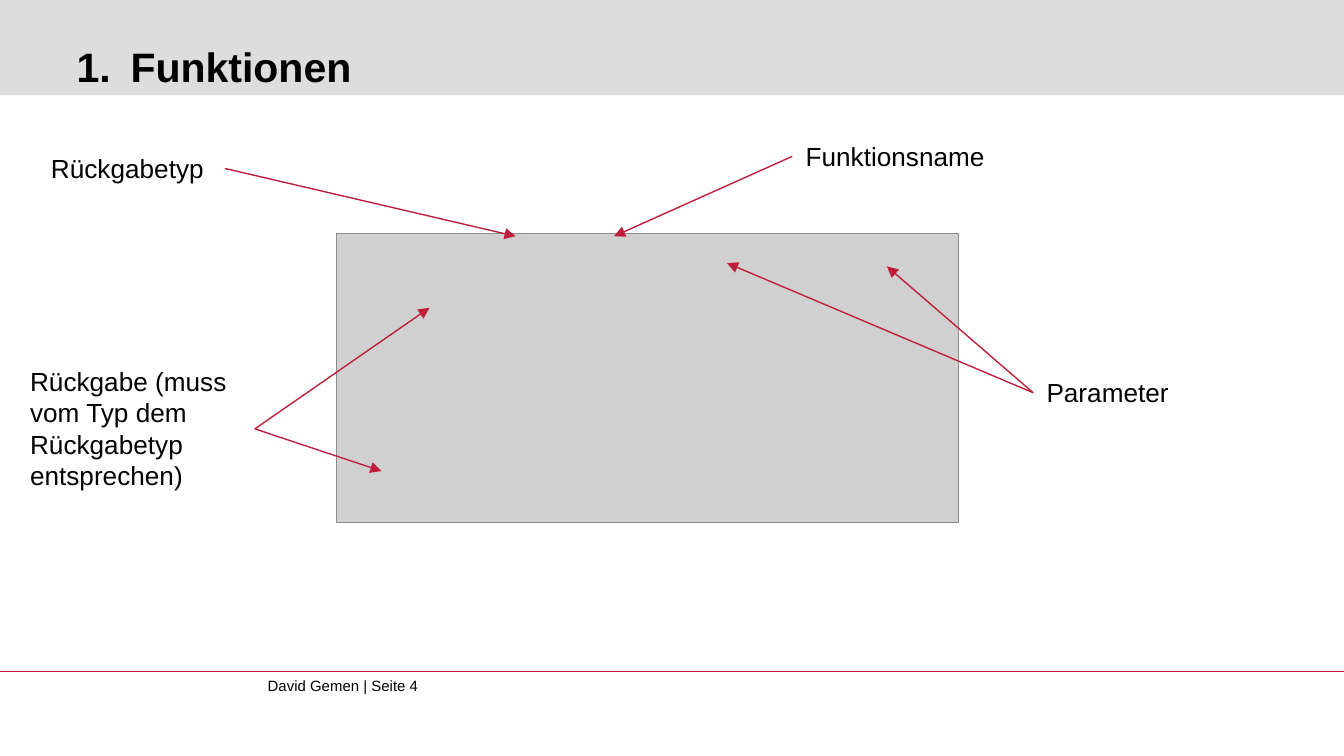
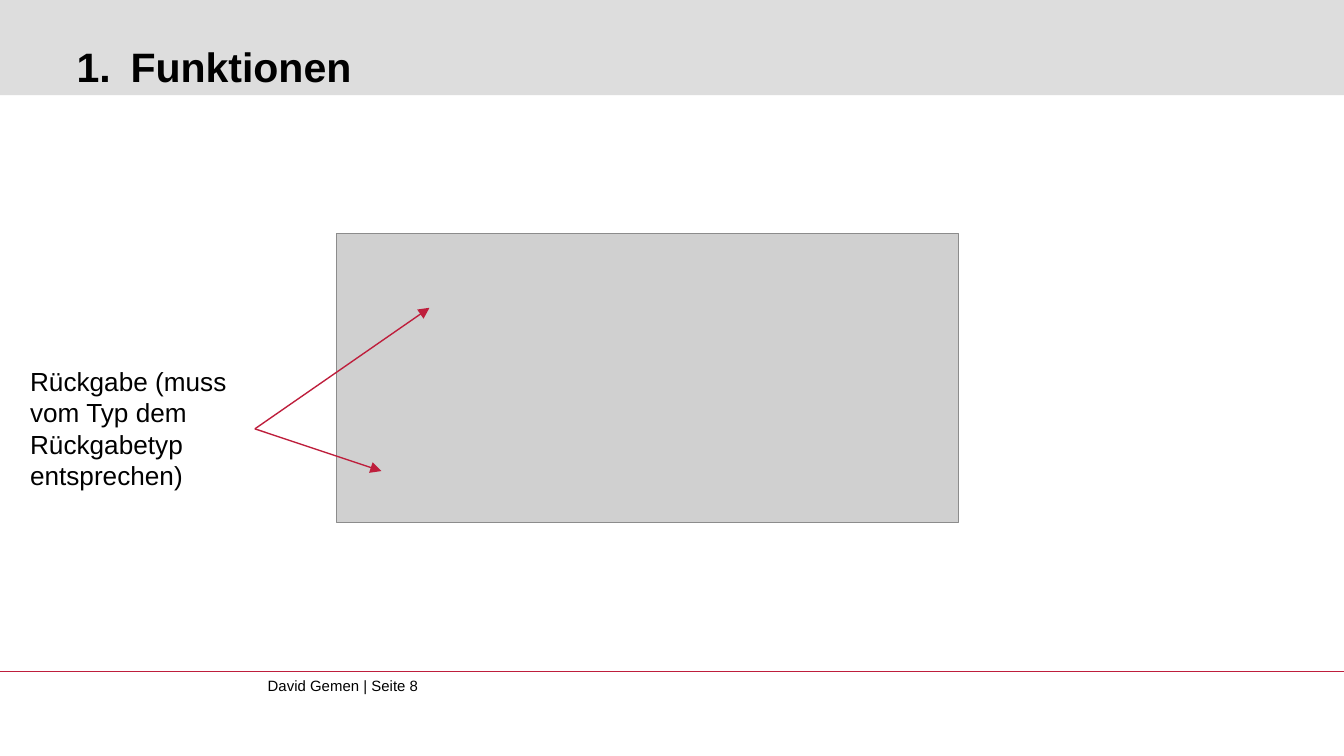
Before and after one commit to gemdav/Programmieren-1-Tutorium, a slide deck: slide 8 of slides/04_functions_classes_packages.pptx (slide 4 before the commit). Drawn at 1344x756 pixels with LibreOffice and Linux fonts; fonts in the diff are those of the drawing; grey boxes stand for pictures; background and template pictures are left out. Boxes give left, top, right and bottom in pixels: in the first picture for what was removed or moved away, otherwise in the second. Text is boxed around its words. In the diff, an @@ line names an element or a change of style, - is before the commit and + after.

Commit message:
Slides 04_functions_classes_packages: Funktions Bilder bearbeitet und mit ausblenden der unineresanten stellen

```diff
--- a/slides/04_functions_classes_packages.pptx
+++ b/slides/04_functions_classes_packages.pptx
@@ text removed at [806,147,985,167] @@
-Funktionsname
@@ text removed at [51,159,204,184] @@
-Rückgabetyp
@@ arrow removed from (224, 168) to (516, 237) @@
@@ arrow removed from (793, 156) to (614, 237) @@
@@ arrow removed from (1034, 392) to (727, 263) @@
@@ arrow removed from (1034, 392) to (887, 266) @@
@@ text removed at [1047,384,1169,403] @@
-Parameter
@@ text at [268,680,418,691]: text changed @@
-David Gemen | Seite 4
+David Gemen | Seite 8
```
Also in this commit, not shown: 2 other slides changed, 4 slides added.
